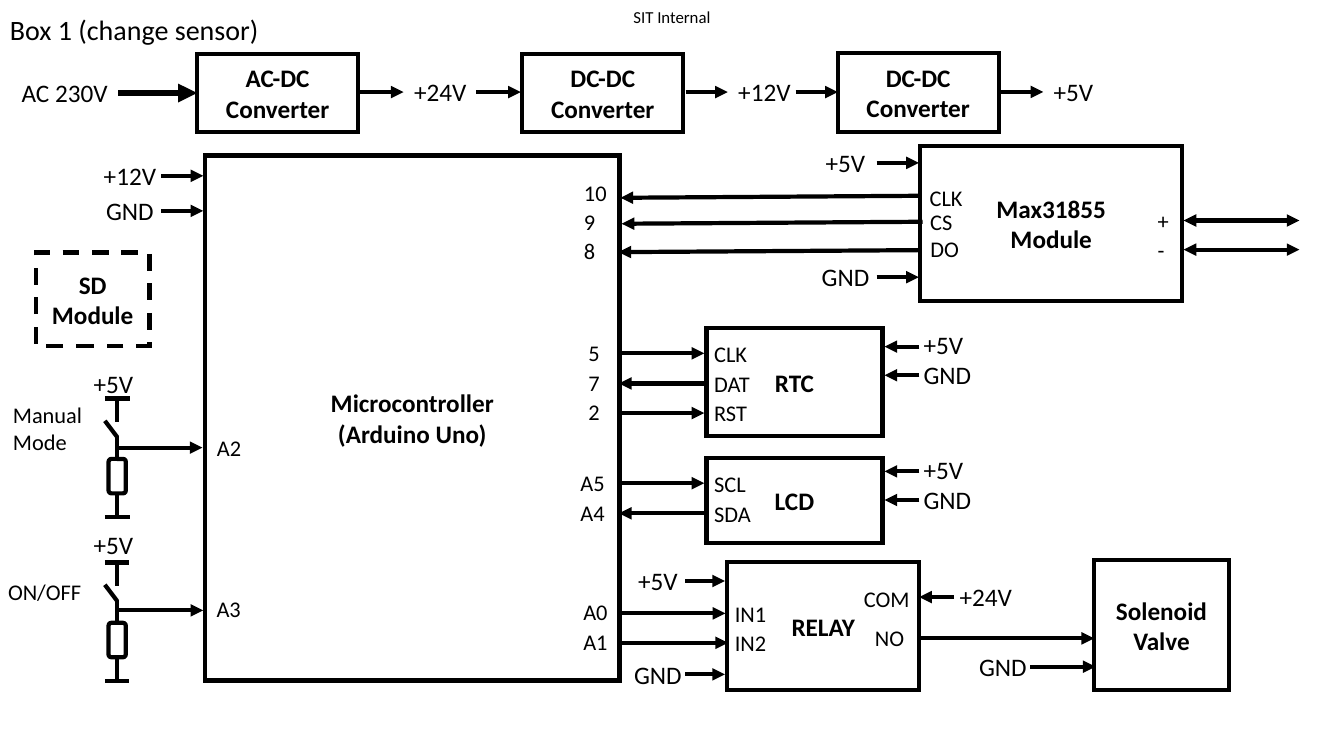
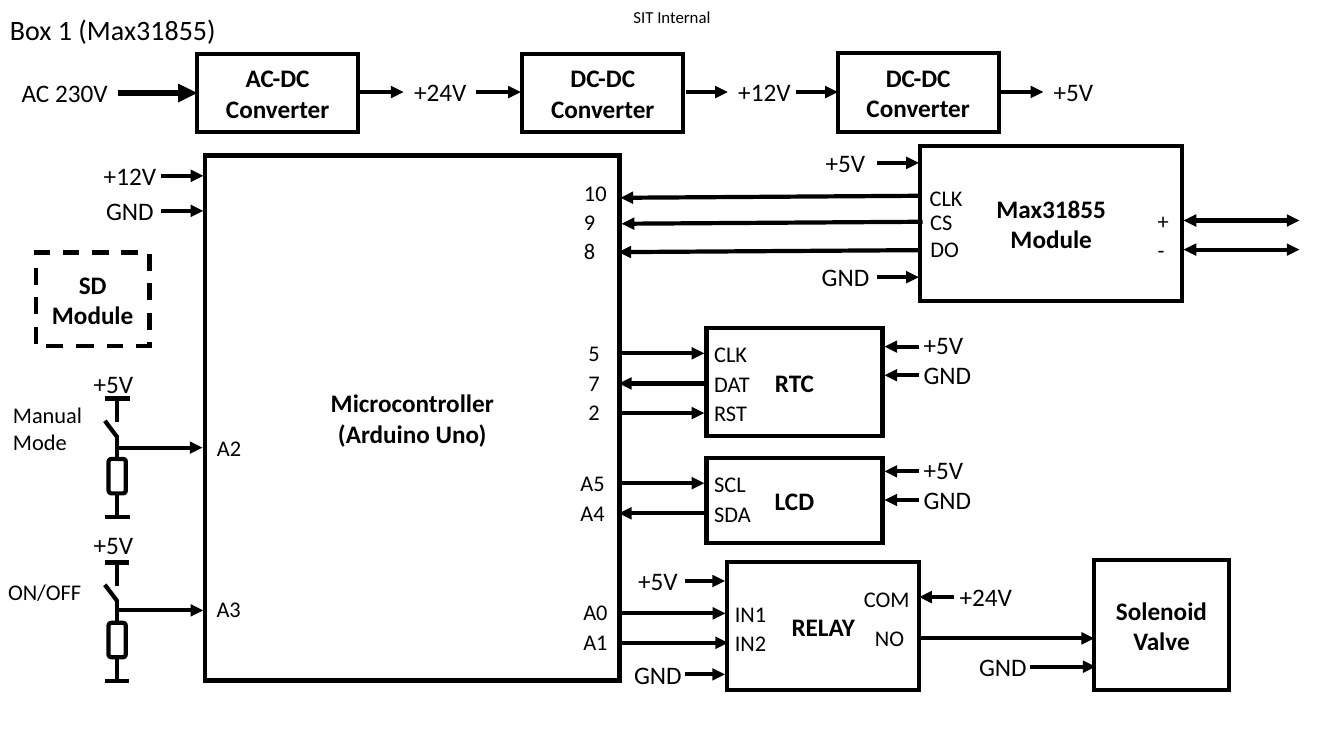
Before and after one commit to kanglc/Hashtag, a slide deck: slide 5 of Docs/thermal_controller_blockdiagram.pptx. Drawn at 1344x756 pixels with LibreOffice and Linux fonts; fonts in the diff are those of the drawing; background and template pictures are left out. Boxes give left, top, right and bottom in pixels: in the first picture for what was removed or moved away, otherwise in the second. Text is boxed around its words. In the diff, an @@ line names an element or a change of style, - is before the commit and + after.

```diff
--- a/Docs/thermal_controller_blockdiagram.pptx
+++ b/Docs/thermal_controller_blockdiagram.pptx
@@ text at <box>10,19,215,44</box>: text changed @@
-Box 1 (change sensor)
+Box 1 (Max31855)
```
Also in this commit, not shown: 6 other slides changed, 1 slide added, 6 other files.
